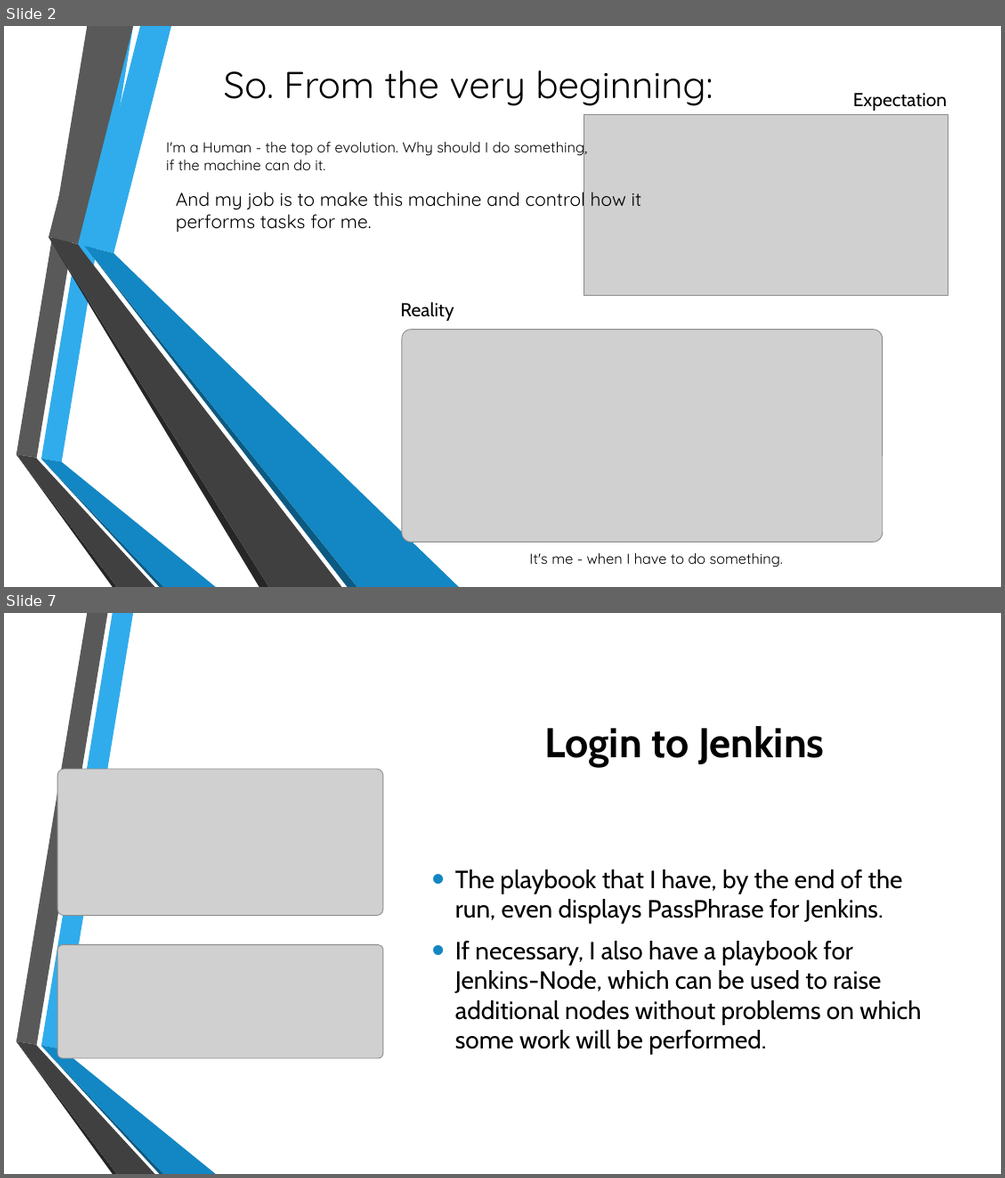
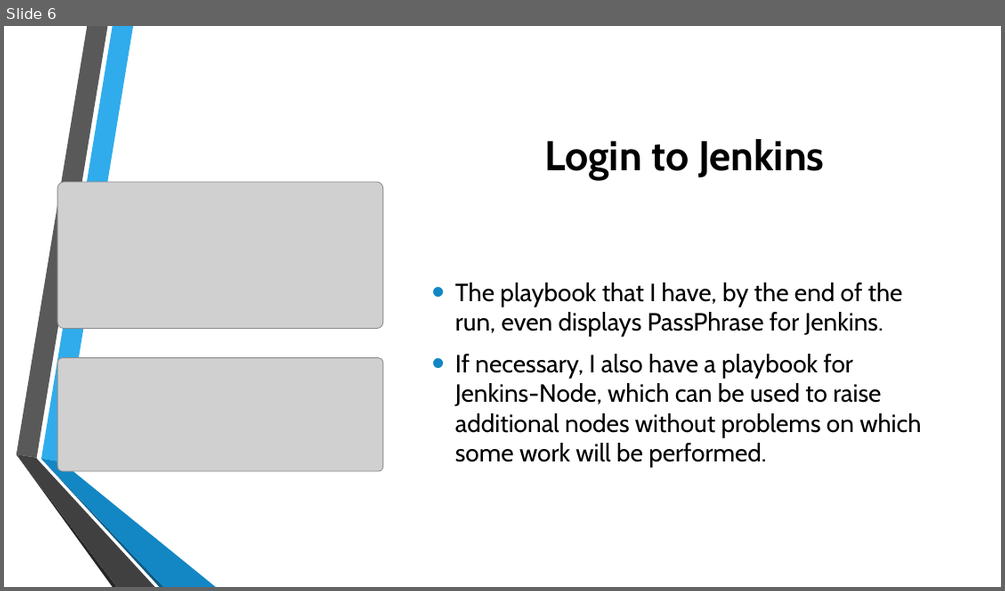
Before and after one commit to devilinpijama/spring_boot_app, a slide deck: Presentation and CV/DevOps - Rakivnenko D.N. - EPAM.pptx. Shown one above the other, each under a label of ours: slides 2 and 7 before the commit, slide 6 after it; the slides between them are not shown. The pictures are 1005x1178 and 1005x591 pixels, drawn with LibreOffice and Linux fonts; fonts in the diff are those of the drawing; grey boxes stand for pictures; background and template pictures are left out. Boxes give left, top, right and bottom in pixels: in the first picture for what was removed or moved away, otherwise in the second. Text is boxed around its words. In the diff, an @@ line names an element or a change of style, - is before the commit and + after.

```diff
--- a/Presentation and CV/DevOps - Rakivnenko D.N. - EPAM.pptx
+++ b/Presentation and CV/DevOps - Rakivnenko D.N. - EPAM.pptx
@@ slide 2 removed at (4,26,1001,587), background picture (left out); not listed: 6 template elements that a slide beside it also shows @@
@@ title removed at (224,70,712,106) @@
-So. From the very beginning:
@@ text removed at (853,93,947,111) @@
-Expectation
@@ picture removed at (583,114,947,296) @@
@@ text removed at (166,138,587,170) @@
-I'm a Human - the top of evolution. Why should I do something, if the machine can do it.
@@ text removed at (176,187,642,232) @@
-And my job is to make this machine and control how it performs tasks for me.
@@ group removed at (48,26,460,587): 6 freeform shapes @@
@@ text removed at (400,302,453,321) @@
-Reality
@@ picture removed at (402,329,882,541) @@
@@ text removed at (529,553,783,567) @@
-It's me - when I have to do something.
@@ what was slide 7 is now slide 6 @@
```
Also in this commit, not shown: 4 slides changed, 4 slides added, 3 other slides removed, 1 other file.
